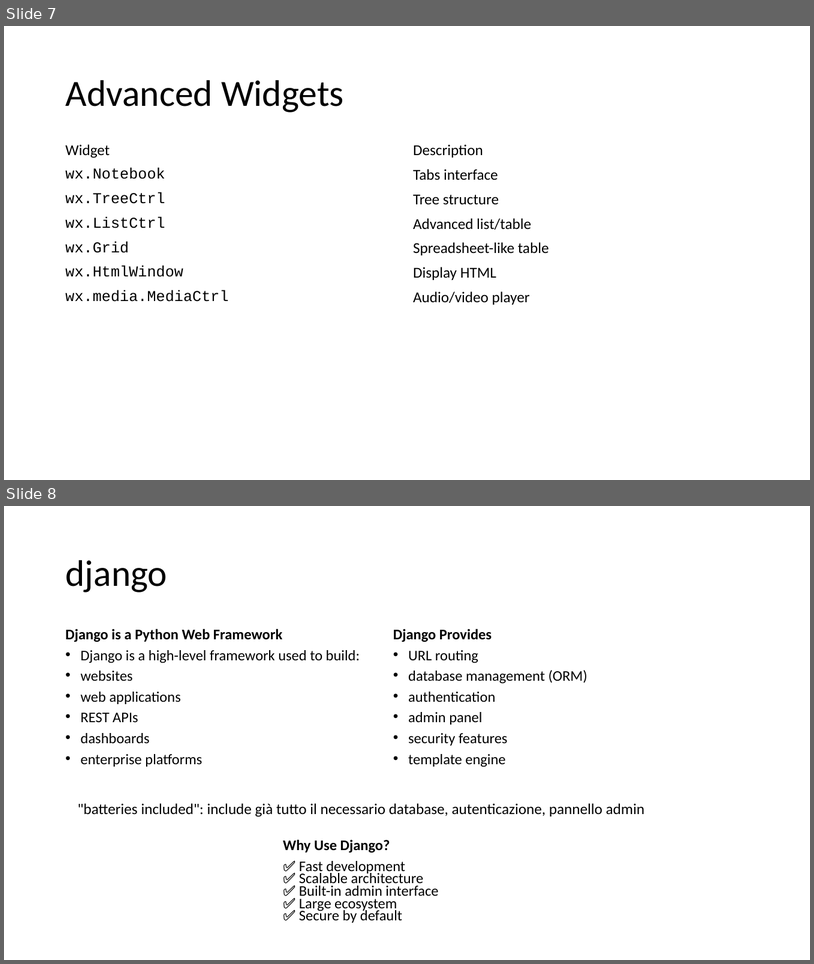
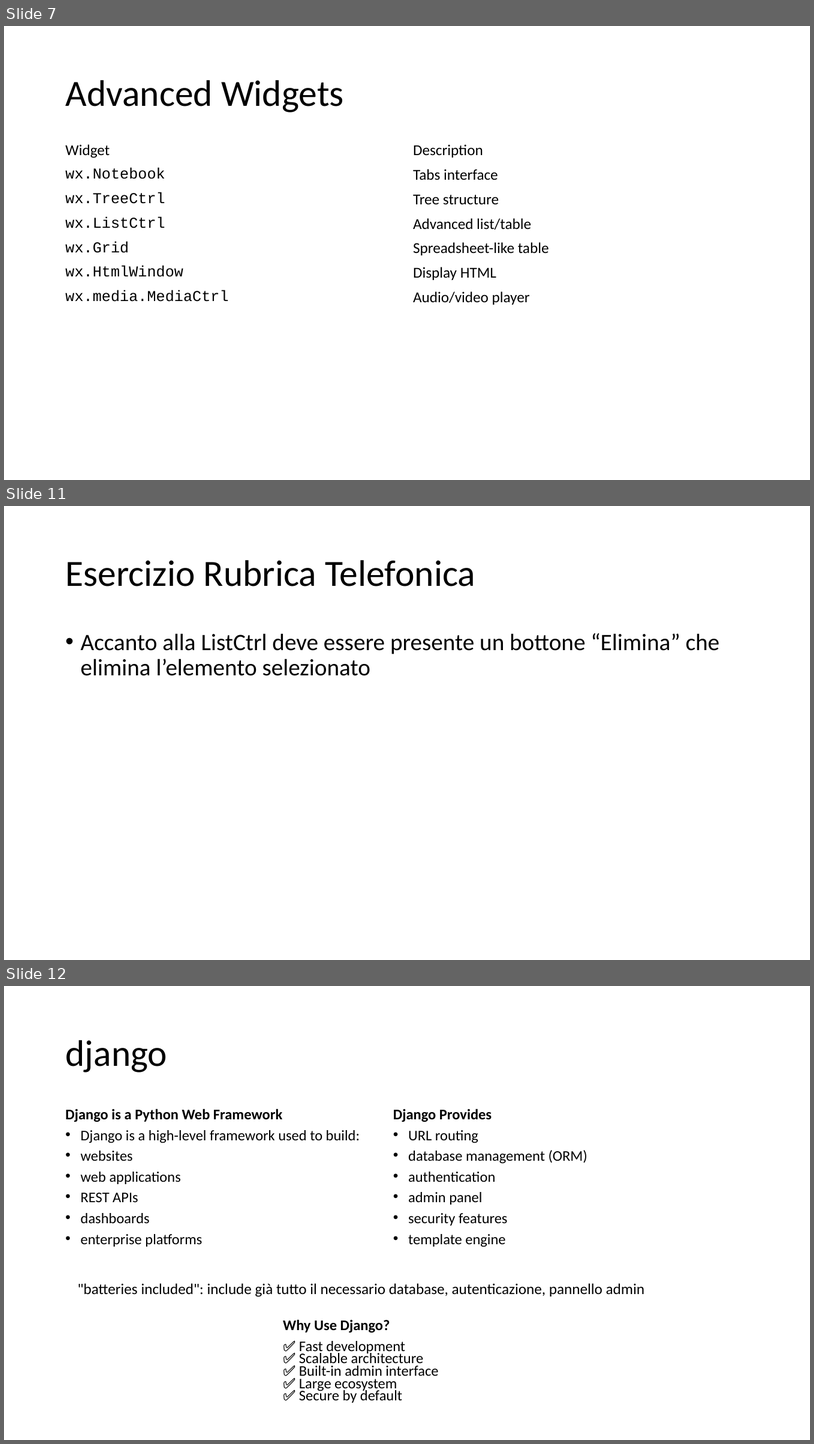
Before and after one commit to dipialx/Corso-Python, a slide deck: Lez4.pptx. Shown one above the other, each under a label of ours: slides 7 and 8 before the commit, slides 7, 11 and 12 after it; the slides between them are not shown. The pictures are 814x964 and 814x1444 pixels, drawn with LibreOffice and Linux fonts; fonts in the diff are those of the drawing. Boxes give left, top, right and bottom in pixels: in the first picture for what was removed or moved away, otherwise in the second. Text is boxed around its words. In the diff, an @@ line names an element or a change of style, - is before the commit and + after.

```diff
--- a/Lez4.pptx
+++ b/Lez4.pptx
@@ slide 11 added at (4, 506, 810, 960), background #FFFFFF @@
@@ title added at (65, 560, 476, 586), 44 pt, text #000000 @@
+Esercizio Rubrica Telefonica
@@ text added at (81, 633, 720, 676), 28 pt, text #000000 @@
+• Accanto alla ListCtrl deve essere presente un bottone “Elimina” che elimina l’elemento selezionato
@@ what was slide 8 is now slide 12 @@
```
Also in this commit, not shown: 2 slides changed, 11 other slides added, 3 other files.
